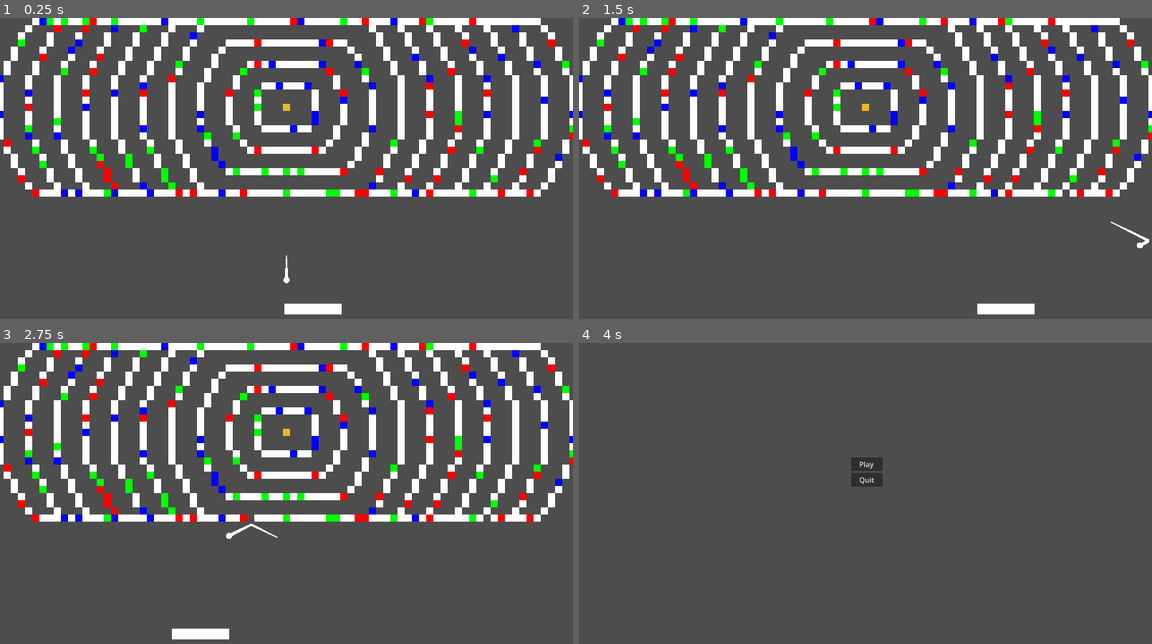
Above: before the commit, frames 1-4 (two rows, left to right).
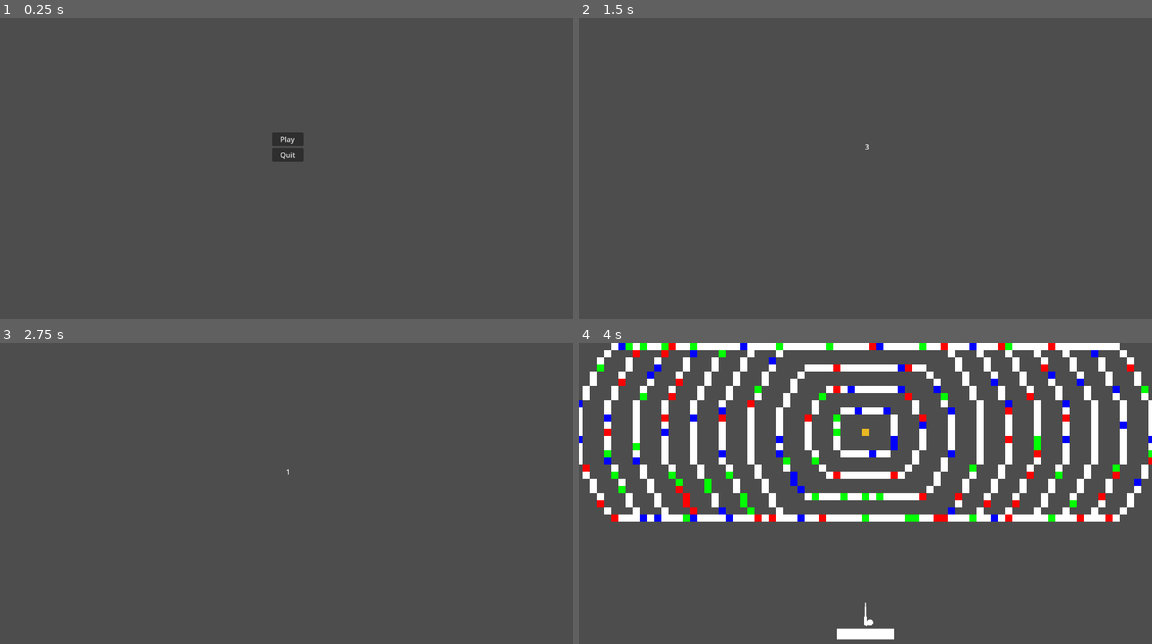
Above: after the commit, the same moments.

Repository: VladTBK/2d-dxball
Game: Godot game, scene res://UI/ui.tscn
Same seed, same stepped clock (60 frames per second), same inputs: the game is played once before the commit and once after it. Before the commit the project starts from res://main.tscn.
Inputs (mouse positions are in pixels of both pictures, inside the frame that each line leads up to):
- Up to frame 1 (0.25 s): no input
- Up to frame 2 (1.5 s): click (865, 138) at 0.5 s, where only the run after the commit has a clickable "Play"; move the mouse to (991, 159) at 1.27 s
- Up to frame 3 (2.75 s): move the mouse to (171, 514) at 2.02 s
- Up to frame 4 (4 s): move the mouse to (922, 430) at 2.77 s; move the mouse to (836, 562) at 3.52 s

The runs differ from the first frame. In frame 1, 18% of the frame differs, in the area x 0-100%, y 0-99%; in frame 2, 18%; in frame 3, 18%; in frame 4, 18%.

Commit message:
added music

Diff:
--- a/UI/ui.tscn
+++ b/UI/ui.tscn
@@ -1,6 +1,7 @@
-[gd_scene load_steps=2 format=3 uid="uid://2dyy7jmnjcv0"]
+[gd_scene load_steps=3 format=3 uid="uid://2dyy7jmnjcv0"]
 
 [ext_resource type="Script" path="res://gdscripts/ui.gd" id="1_h6ika"]
+[ext_resource type="AudioStream" uid="uid://6n8i60dfi3sb" path="res://UI/pong-boi.mp3" id="2_hb6g3"]
 
 [node name="UI" type="Control"]
 layout_mode = 3
@@ -83,6 +84,12 @@
 wait_time = 3.0
 one_shot = true
 
+[node name="AudioStreamPlayer2D" type="AudioStreamPlayer2D" parent="."]
+stream = ExtResource("2_hb6g3")
+volume_db = 3.0
+pitch_scale = 1.3
+autoplay = true
+
 [connection signal="pressed" from="MarginContainer/VBoxContainer/Play" to="." method="_on_play_pressed"]
 [connection signal="pressed" from="MarginContainer/VBoxContainer/Quit" to="." method="_on_quit_pressed"]
 [connection signal="timeout" from="Timer" to="." method="_on_timer_timeout"]
--- a/gdscripts/main.gd
+++ b/gdscripts/main.gd
@@ -1,4 +1,8 @@
 extends Node
+
+
+func _ready():
+	pass
 
 
 func _process(delta):
--- a/main.tscn
+++ b/main.tscn
@@ -1,10 +1,11 @@
-[gd_scene load_steps=6 format=3 uid="uid://623ruo2iv3yy"]
+[gd_scene load_steps=7 format=3 uid="uid://623ruo2iv3yy"]
 
 [ext_resource type="Script" path="res://gdscripts/main.gd" id="1_guhtl"]
 [ext_resource type="PackedScene" uid="uid://ciunftqmqpnny" path="res://UI/control_node.tscn" id="2_51mu5"]
 [ext_resource type="PackedScene" uid="uid://d1lsn326tsug5" path="res://UI/layouts.tscn" id="2_nh826"]
 [ext_resource type="PackedScene" uid="uid://nbkit4hfh5yg" path="res://ball.tscn" id="3_5dylb"]
 [ext_resource type="PackedScene" uid="uid://3i5dxwnxdp0h" path="res://player_2.tscn" id="4_3wepl"]
+[ext_resource type="AudioStream" uid="uid://6n8i60dfi3sb" path="res://UI/pong-boi.mp3" id="6_bgdlm"]
 
 [node name="Main" type="Node"]
 script = ExtResource("1_guhtl")
@@ -18,3 +19,9 @@
 position = Vector2(576, 640)
 
 [node name="Layouts" parent="." instance=ExtResource("2_nh826")]
+
+[node name="AudioStreamPlayer2D" type="AudioStreamPlayer2D" parent="."]
+stream = ExtResource("6_bgdlm")
+volume_db = 3.0
+pitch_scale = 1.3
+autoplay = true
--- a/project.godot
+++ b/project.godot
@@ -11,7 +11,7 @@
 [application]
 
 config/name="DX-ball"
-run/main_scene="res://main.tscn"
+run/main_scene="res://UI/ui.tscn"
 config/features=PackedStringArray("4.2", "Mobile")
 
 [display]
